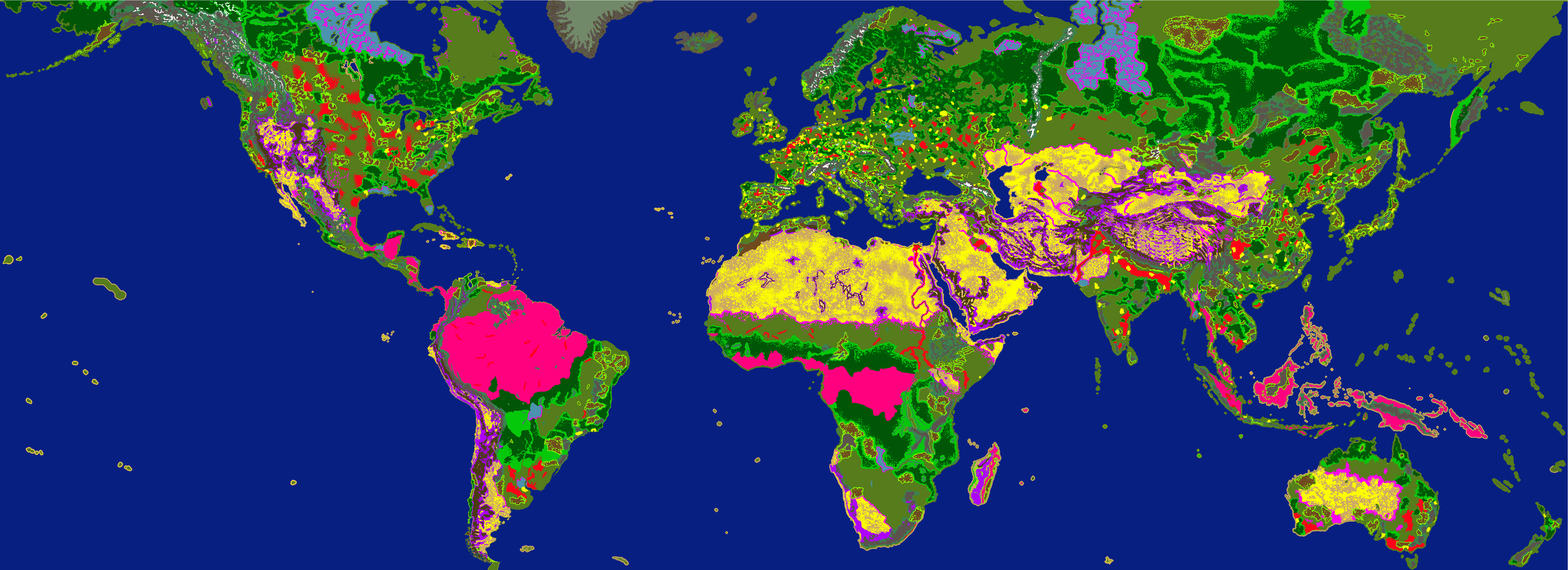
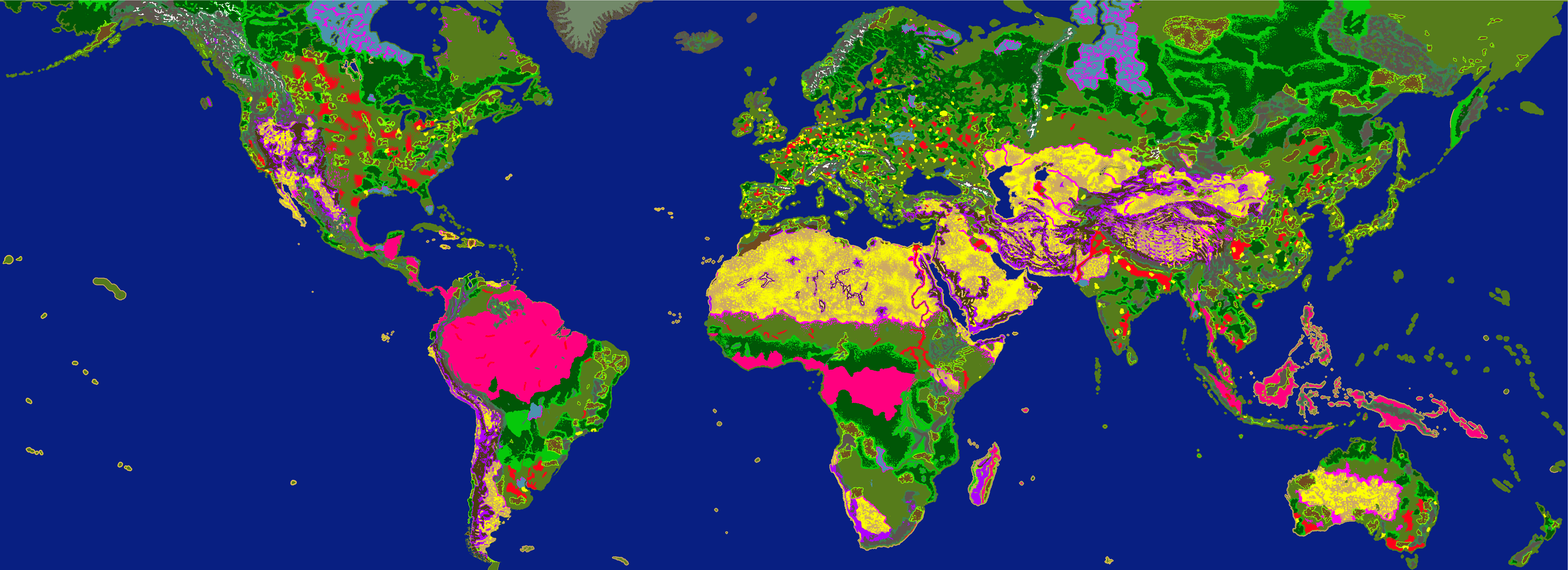
Revision of a layered 1568 × 570 image; what changed, layer by layer:
removed layer "Wake_Island_NASA_photo_map2.png copy" (was 37%) over [1490, 288, 1509, 306]
